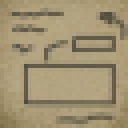
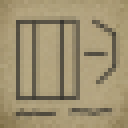
Layered file, before and after one edit (w=128, h=128). Changes by layer:
added group "molten" with 11 layers in group "paper" over [8,8,128,124]
renamed "Layer36" to "Layer23", hid it, moved it into group "molten", painted on it over [8,8,128,124]
removed group "piping" (8 layers) from group "paper" over [8,8,128,124]
added layer "Layer53" in group "items" over [12,16,120,120]
